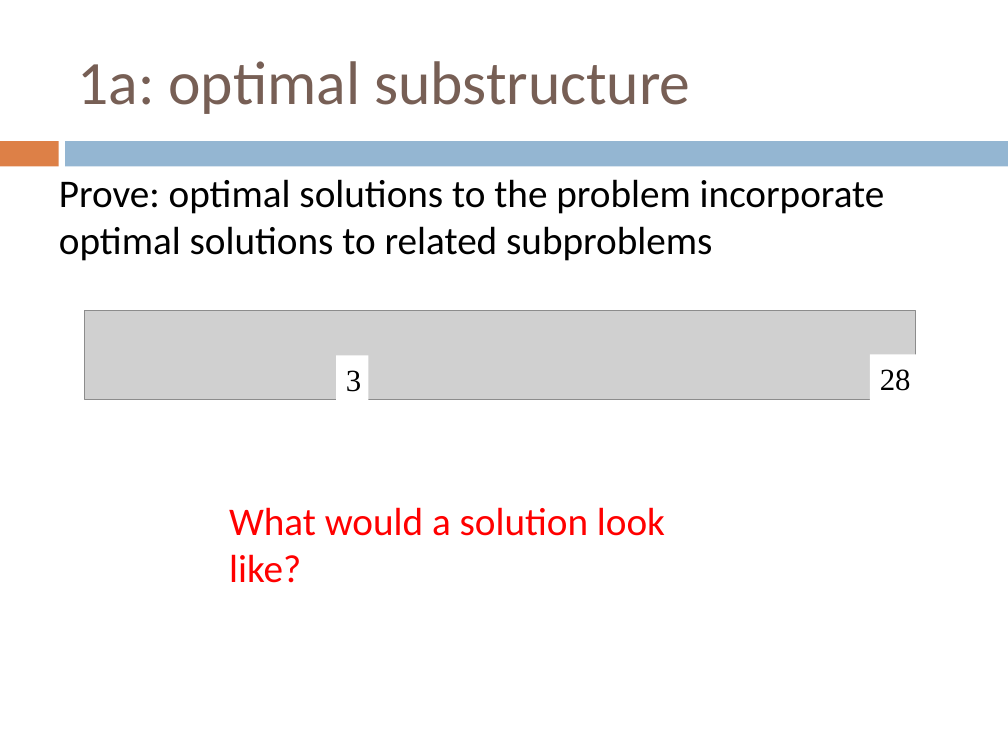
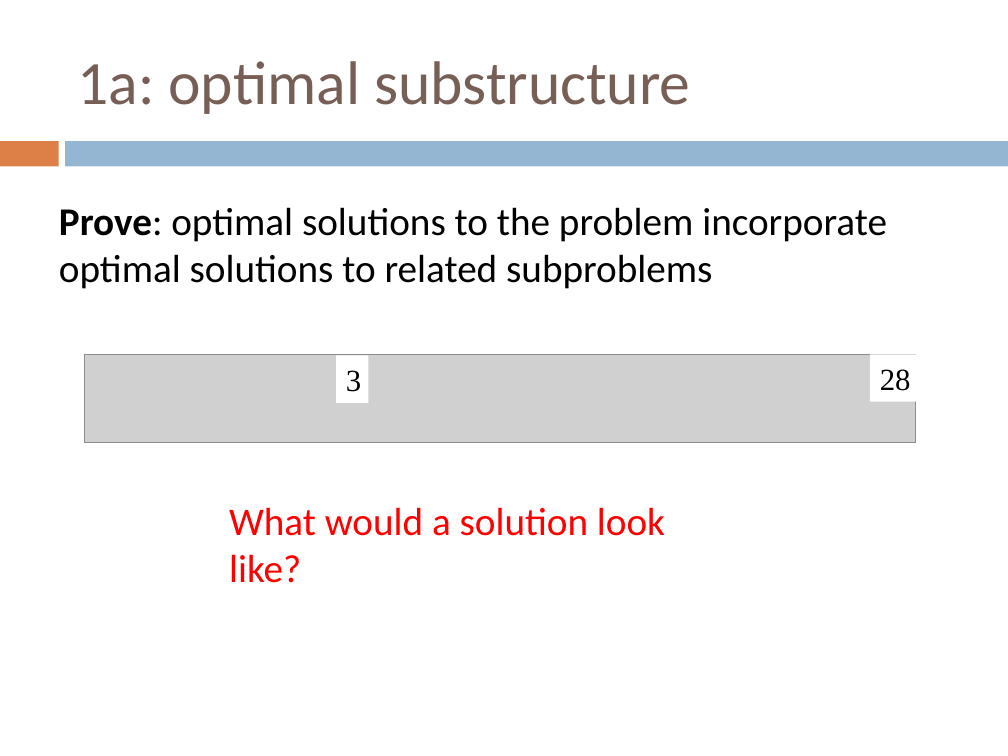
Before and after one commit to Collins-kariuk/Algorithms, a slide deck: slide 50 of Lectures/Lecture 11_Dynamic Programming_More Fun!.pptx (slide 51 before the commit). Drawn at 1008x756 pixels with LibreOffice and Linux fonts; fonts in the diff are those of the drawing; grey boxes stand for pictures. Boxes give left, top, right and bottom in pixels: in the first picture for what was removed or moved away, otherwise in the second. Text is boxed around its words. In the diff, an @@ line names an element or a change of style, - is before the commit and + after.

```diff
--- a/Lectures/Lecture 11_Dynamic Programming_More Fun!.pptx
+++ b/Lectures/Lecture 11_Dynamic Programming_More Fun!.pptx
@@ text "Prove: optimal solutions to the ...": place and size @@
-text "Prove: optimal solutions to the ..." at (59, 179, 885, 261)
+text "Prove: optimal solutions to the ..." at (59, 207, 887, 289)
@@ text "Prove: optimal solutions to the ..." at (59, 207, 887, 289): bold on in "Prove:" @@
@@ picture: place and size @@
-picture at (85, 311, 915, 400)
+picture at (85, 354, 915, 443)
```
Also in this commit, not shown: 4 other slides changed, 1 slide removed.
